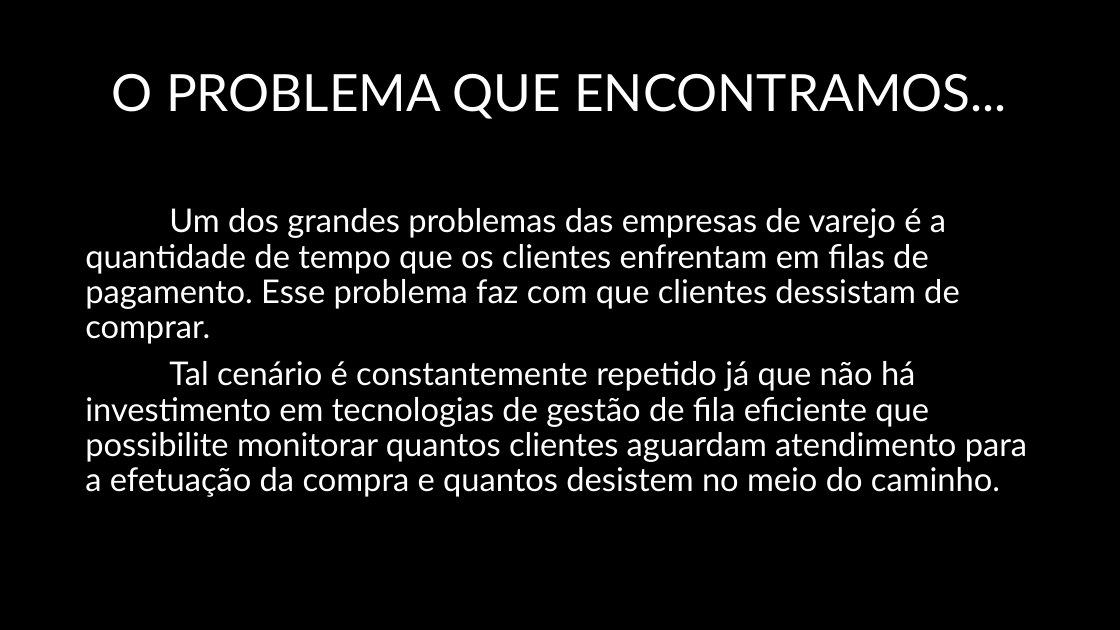
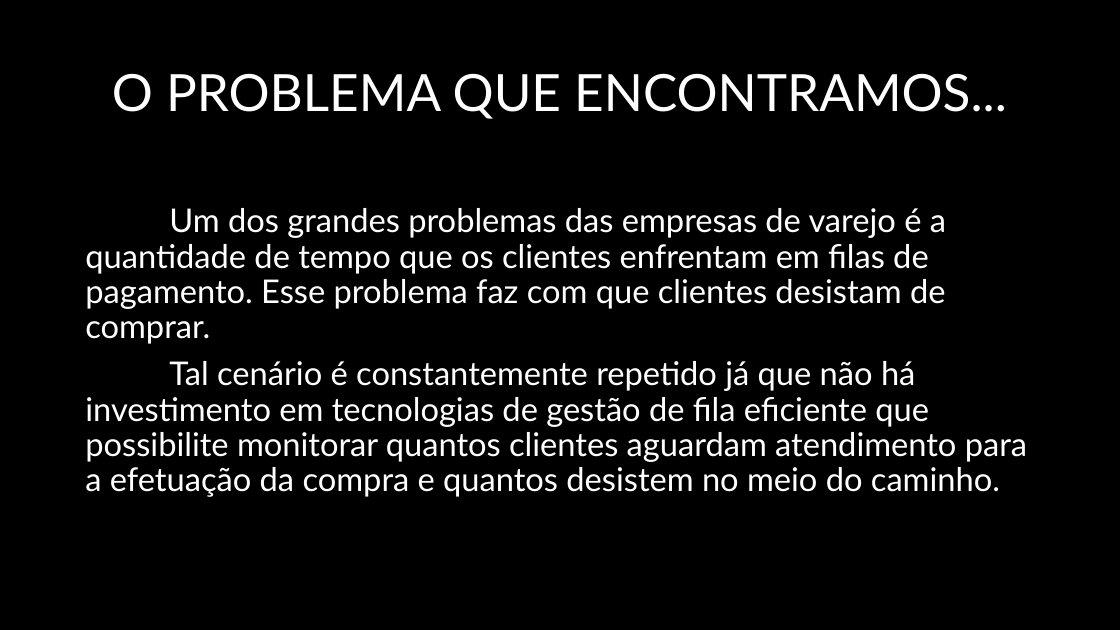
Before and after one commit to BandTec/control-block, a slide deck: slide 2 of Apresentação-PI.pptx. Drawn at 1120x630 pixels with LibreOffice and Linux fonts; fonts in the diff are those of the drawing; background and template pictures are left out. Boxes give left, top, right and bottom in pixels: in the first picture for what was removed or moved away, otherwise in the second. Text is boxed around its words. In the diff, an @@ line names an element or a change of style, - is before the commit and + after.

```diff
--- a/Apresentação-PI.pptx
+++ b/Apresentação-PI.pptx
@@ text at (x1=85, y1=208, x2=946, y2=344): text changed @@
-Um dos grandes problemas das empresas de varejo é a quantidade de tempo que os clientes enfrentam em filas de pagamento. Esse problema faz com que clientes dessistam de comprar.
+Um dos grandes problemas das empresas de varejo é a quantidade de tempo que os clientes enfrentam em filas de pagamento. Esse problema faz com que clientes desistam de comprar.
```
Also in this commit, not shown: 1 other slide changed.
